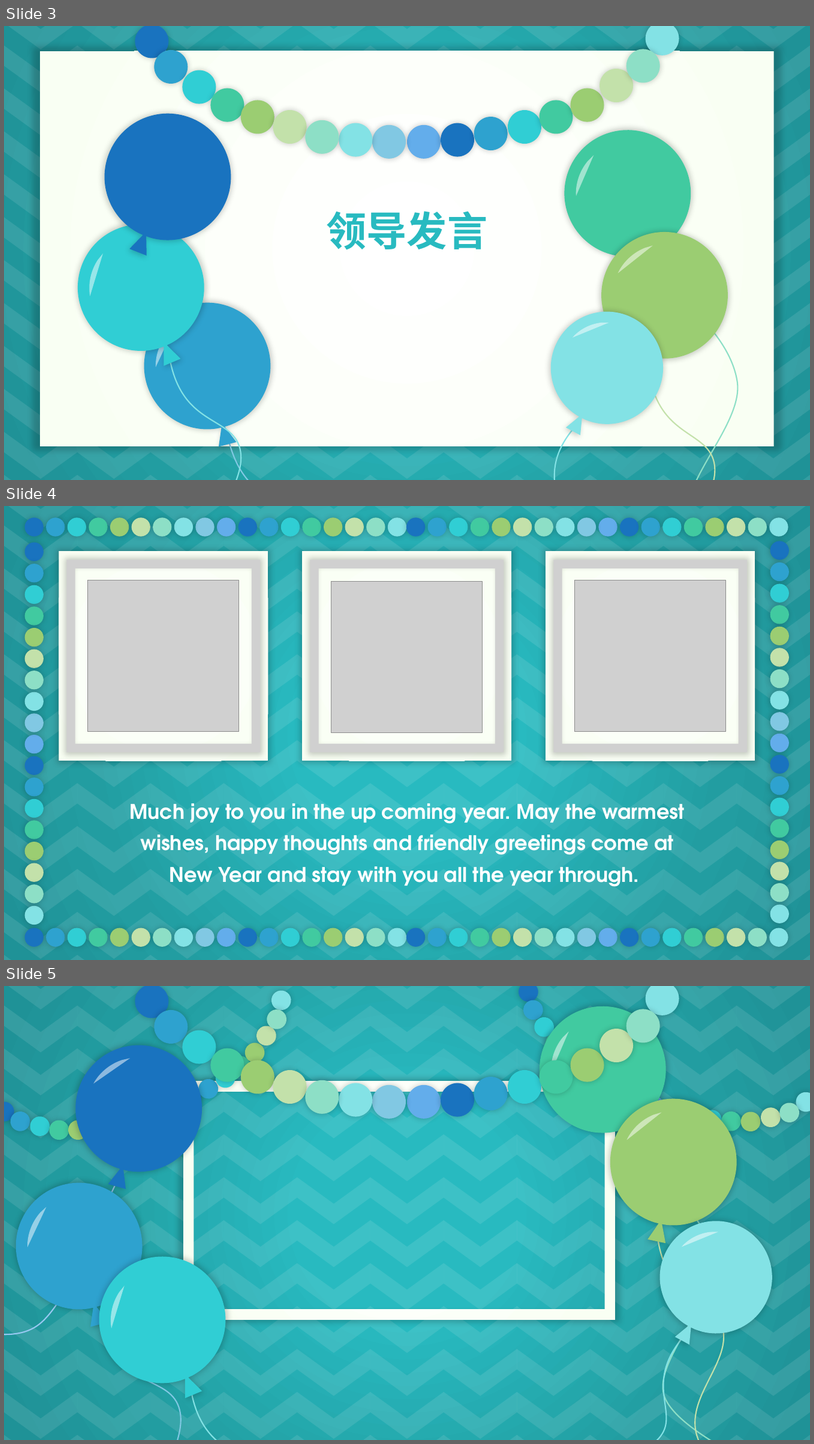
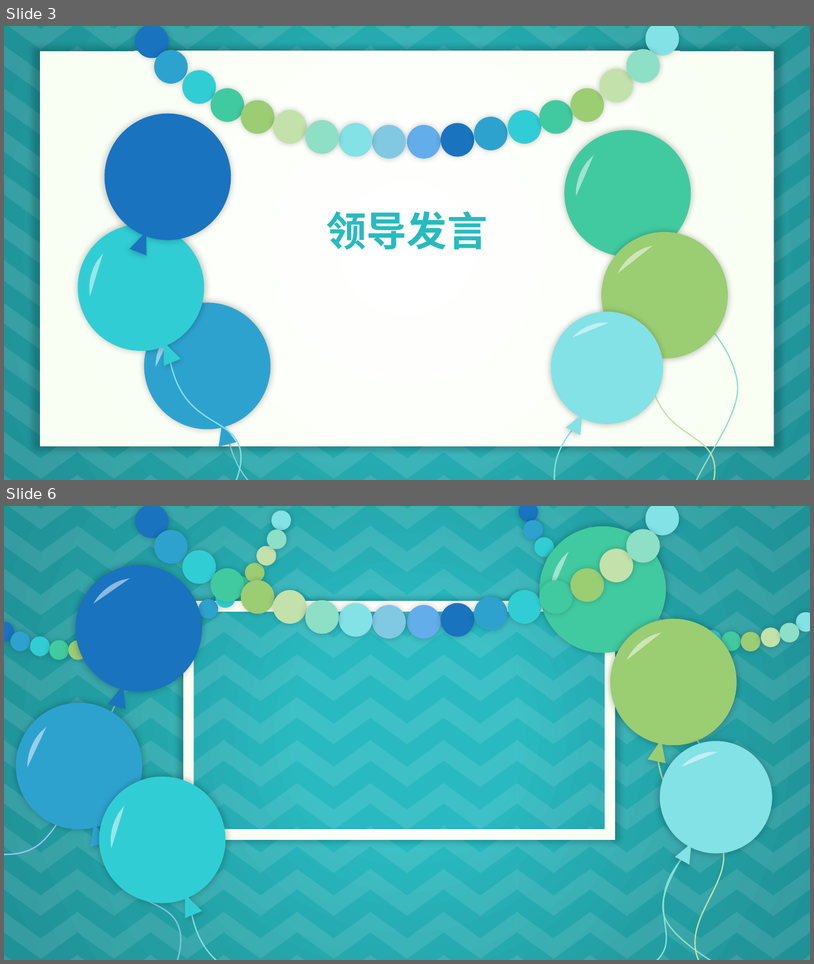
Before and after one commit to zhangzju/ExcelFixer, a slide deck: Main.pptx. Shown one above the other, each under a label of ours: slides 3, 4 and 5 before the commit, slides 3 and 6 after it; the slides between them are not shown. The pictures are 814x1444 and 814x964 pixels, drawn with LibreOffice and Linux fonts; fonts in the diff are those of the drawing; grey boxes stand for pictures; background and template pictures are left out. Boxes give left, top, right and bottom in pixels: in the first picture for what was removed or moved away, otherwise in the second. Text is boxed around its words. In the diff, an @@ line names an element or a change of style, - is before the commit and + after.

```diff
--- a/Main.pptx
+++ b/Main.pptx
@@ slide 4 removed at (4, 506, 810, 960), background gradient #28BAC0 to #229DA1 to #1F9297; not listed: 126 template elements that a slide beside it also shows @@
@@ group removed at (24, 517, 789, 536): 36 ellipses @@
@@ rectangle removed at (59, 552, 269, 760) @@
@@ rectangle removed at (302, 552, 512, 760) @@
@@ rectangle removed at (546, 552, 755, 760) @@
@@ picture removed at (67, 560, 260, 752) @@
@@ picture removed at (310, 560, 504, 752) @@
@@ picture removed at (554, 560, 747, 752) @@
@@ picture removed at (88, 580, 239, 732) @@
@@ picture removed at (331, 581, 483, 732) @@
@@ picture removed at (575, 580, 726, 732) @@
@@ text removed at (129, 803, 685, 886) @@
-Much joy to you in the up coming year. May the warmest wishes, happy thoughts and friendly greetings come at New Year and stay with you all the year through.
@@ group removed at (770, 541, 789, 923): 18 ellipses @@
@@ group removed at (24, 542, 44, 925): 18 ellipses @@
@@ group removed at (24, 928, 789, 946): 36 ellipses @@
@@ what was slide 5 is now slide 6 @@
```
Also in this commit, not shown: 2 slides changed, 2 slides added, 5 other files.
